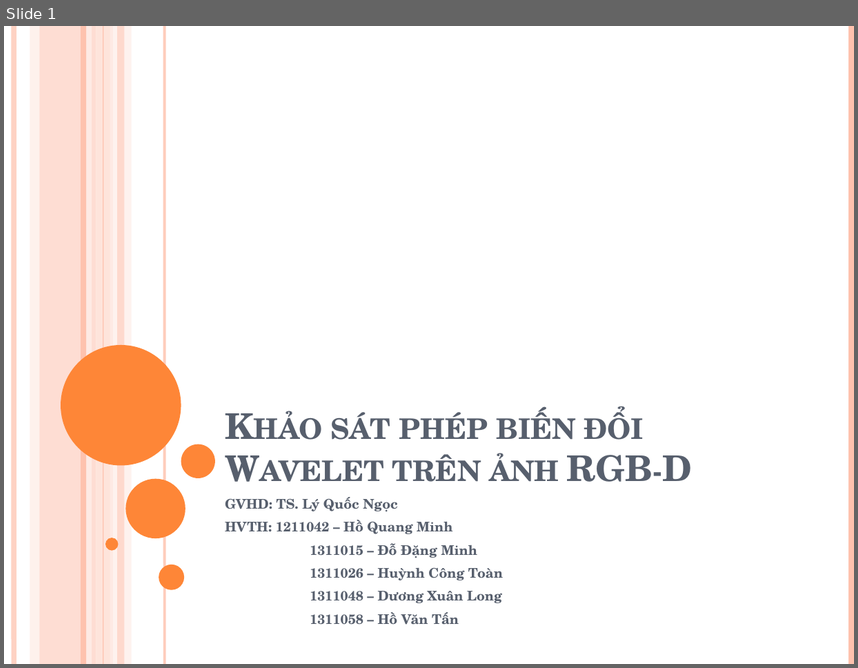
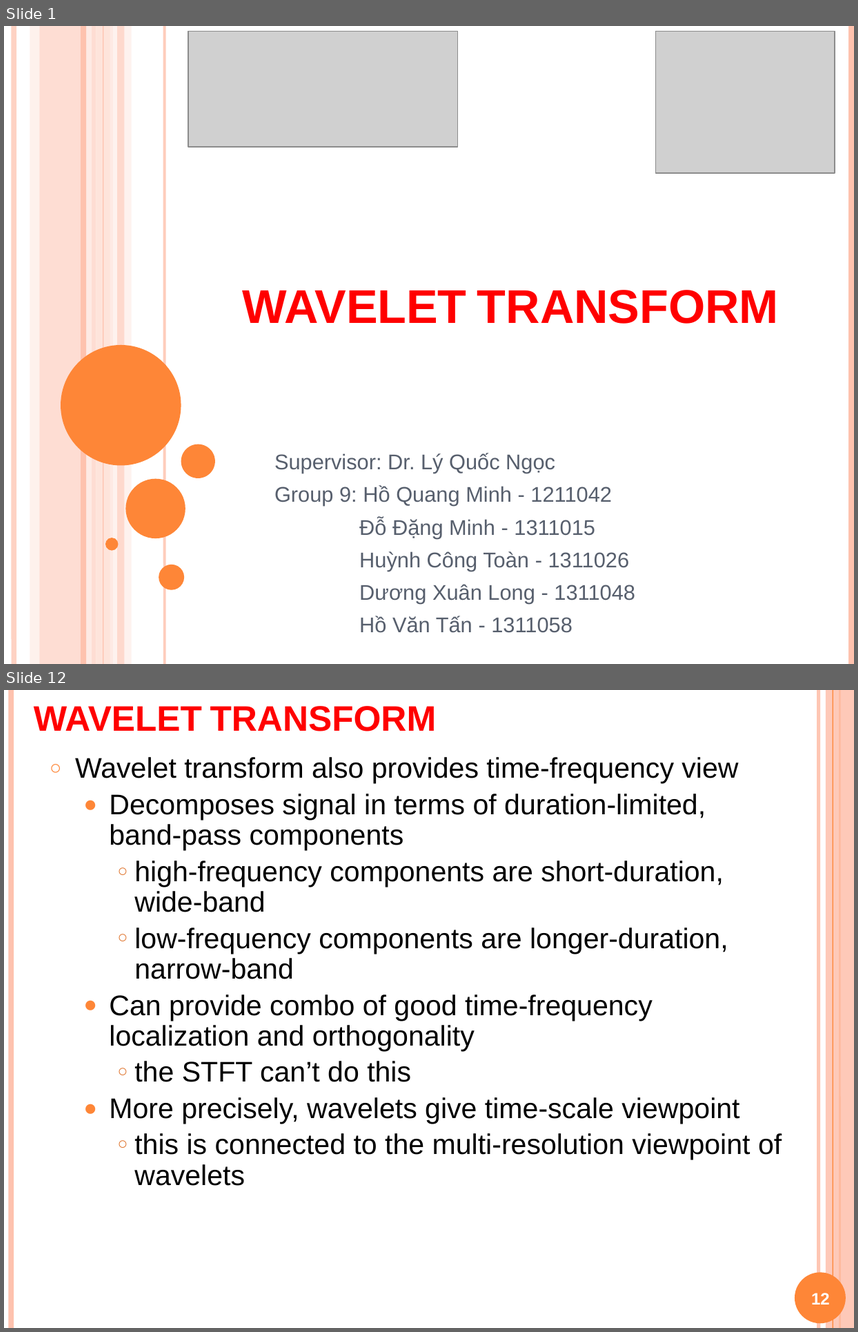
Before and after one commit to Alex7Huynh/dip-g9, a slide deck: 6. PPT/Wavelet transform.pptx. Shown one above the other, each under a label of ours: slide 1 before the commit, slides 1 and 12 after it; the slides between them are not shown. The pictures are 858x668 and 858x1332 pixels, drawn with LibreOffice and Linux fonts; fonts in the diff are those of the drawing; grey boxes stand for pictures. Boxes give left, top, right and bottom in pixels: in the first picture for what was removed or moved away, otherwise in the second. Text is boxed around its words. In the diff, an @@ line names an element or a change of style, - is before the commit and + after.

```diff
--- a/6. PPT/Wavelet transform.pptx
+++ b/6. PPT/Wavelet transform.pptx
@@ slide 12 added at bbox=[4, 690, 854, 1328], background #FFFFFF @@
@@ line added from (11, 690) to (11, 1328), #FEC3AE 4.5 pt @@
@@ title added at bbox=[34, 706, 437, 731], 30 pt, text #FF0000, bold, small capitals @@
+WAVELET TRANSFORM
@@ line added from (818, 690) to (818, 1328), #FEC3AE 3 pt @@
@@ rectangle added at bbox=[826, 690, 854, 1328], fill #FEC3AE at 87% opacity @@
@@ line added from (833, 690) to (833, 1328), #FE8637 0.75 pt @@
@@ line added from (840, 690) to (840, 1328), #FE8637 1.5 pt @@
@@ text added at bbox=[75, 757, 782, 1185], 24 pt, text #000000 @@
+○ Wavelet transform also provides time-frequency view
+  ● Decomposes signal in terms of duration-limited, band-pass components
+    ○ high-frequency components are short-duration, wide-band
+    ○ low-frequency components are longer-duration, narrow-band
+  ● Can provide combo of good time-frequency localization and orthogonality
+    ○ the STFT can’t do this
+  ● More precisely, wavelets give time-scale viewpoint
+    ○ this is connected to the multi-resolution viewpoint of wavelets
@@ ellipse added at bbox=[795, 1272, 846, 1323], fill #FE8637 @@
@@ page number added at bbox=[811, 1292, 830, 1304], 14 pt, text #FFFFFF, bold @@
+12
@@ slide 1 changed as well @@
@@ picture added at bbox=[188, 31, 458, 147] @@
@@ picture added at bbox=[656, 31, 835, 173] @@
@@ title at bbox=[242, 290, 779, 323]: text changed; size 30 to 40 pt; font TeX Gyre Schola to Arial; text colour #575F6D to #FF0000 @@
-Khảo sát phép biến đổi Wavelet trên ảnh RGB-D
+WAVELET TRANSFORM
@@ subtitle at bbox=[274, 452, 635, 633]: text changed; size 11.2 to 18 pt; font TeX Gyre Schola to Arial; bold off @@
-GVHD: TS. Lý Quốc Ngọc
-HVTH: 1211042 – Hồ Quang Minh
-1311015 – Đỗ Đặng Minh
-1311026 – Huỳnh Công Toàn
-1311048 – Dương Xuân Long
-1311058 – Hồ Văn Tấn
+Supervisor: Dr. Lý Quốc Ngọc
+Group 9: Hồ Quang Minh - 1211042
+Đỗ Đặng Minh - 1311015
+Huỳnh Công Toàn - 1311026
+Dương Xuân Long - 1311048
+Hồ Văn Tấn - 1311058
```
Also in this commit, not shown: 54 other slides added, 1 slide removed, 2 other files.
